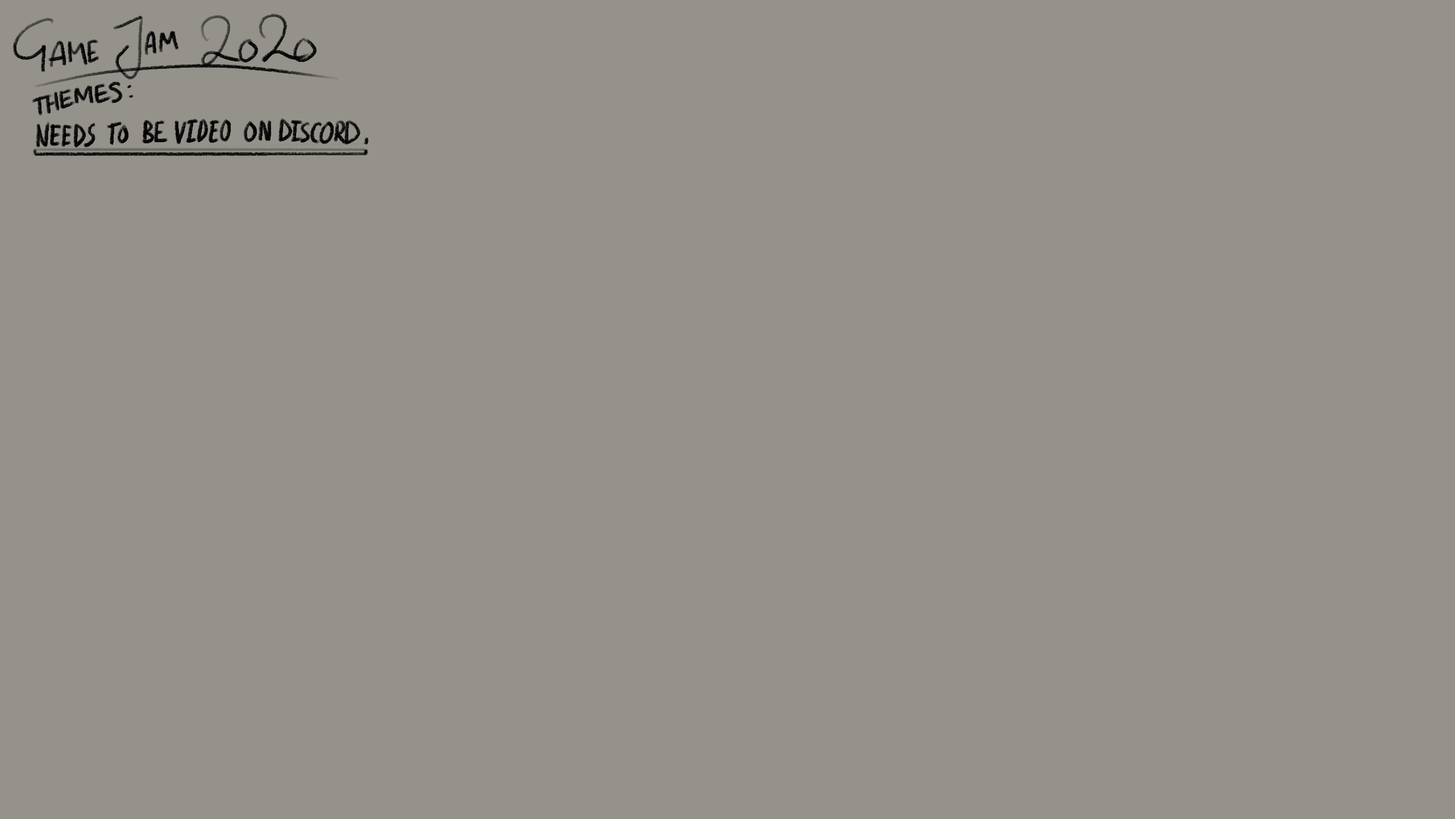
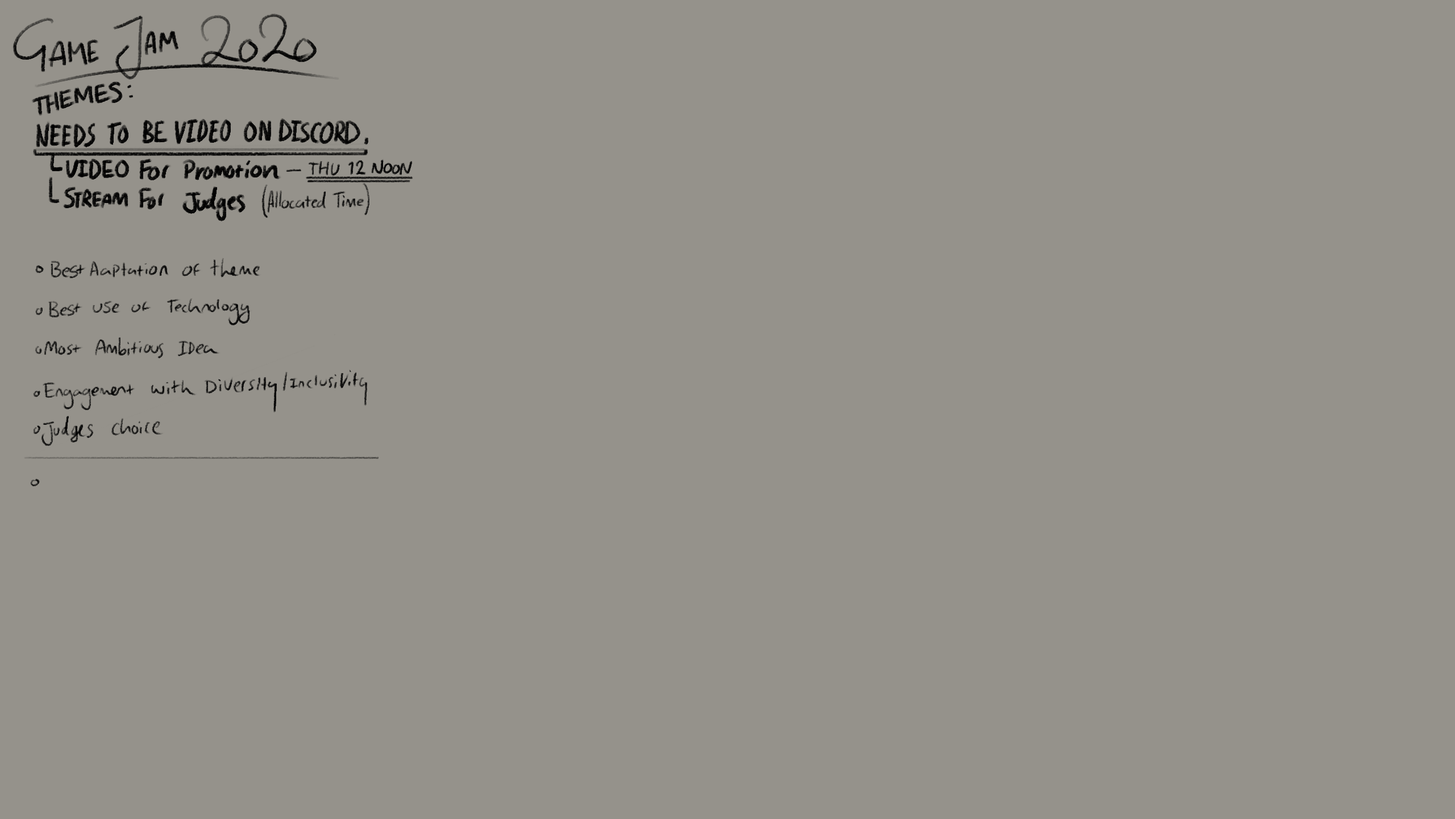
Revision of a layered 1455x819 image; what changed, layer by layer:
painted on "Layer 1" over [23, 153, 414, 487]
